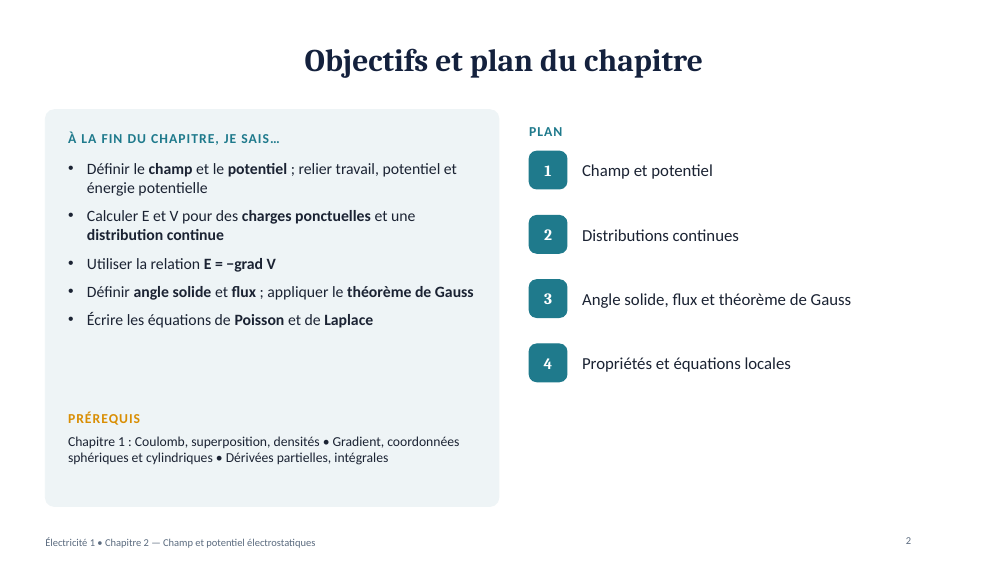
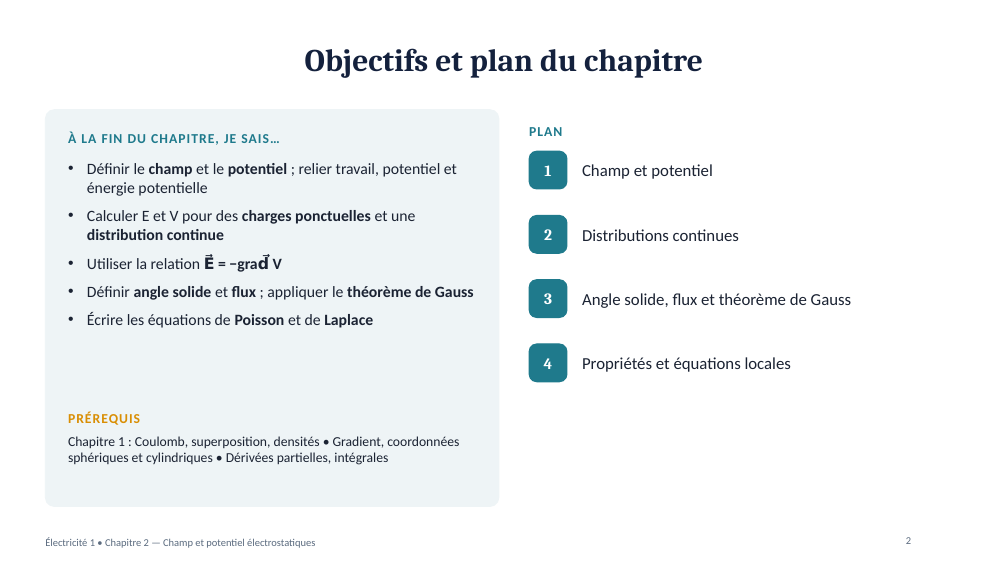
Before and after one commit to physiquefacile/physiquefacile.github.io, a slide deck: slide 2 of slides/Electricite_Chapitre_2_Champ_potentiel.pptx. Drawn at 1008x567 pixels with LibreOffice and Linux fonts; fonts in the diff are those of the drawing; background and template pictures are left out. Boxes give left, top, right and bottom in pixels: in the first picture for what was removed or moved away, otherwise in the second. Text is boxed around its words. In the diff, an @@ line names an element or a change of style, - is before the commit and + after.

```diff
--- a/slides/Electricite_Chapitre_2_Champ_potentiel.pptx
+++ b/slides/Electricite_Chapitre_2_Champ_potentiel.pptx
@@ text at (87,255,282,272): text changed @@
-• Utiliser la relation E = −grad V
+• Utiliser la relation E⃗ = −grad⃗ V
```
Also in this commit, not shown: 7 other slides changed, 2 other files.
